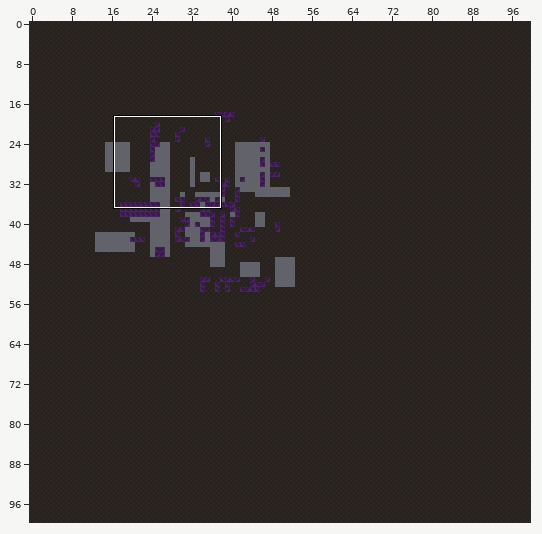
Two states of a Tiled map (JSON), src/maps/000.json. The first picture is a wide view before the edit; the outline marks the close-up.
Close-up. As it was:
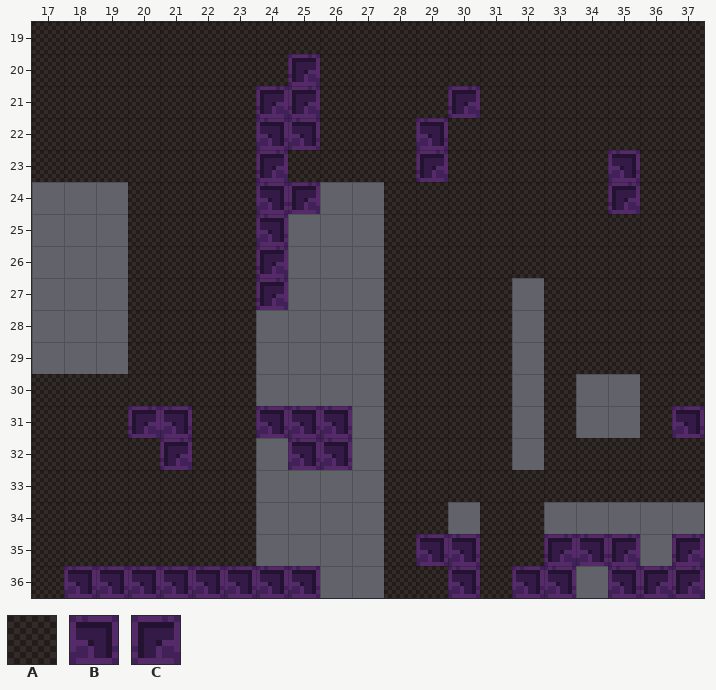
Cells are 8x8 px. Shown: x 17..37, y 19..36. The commit also changed other parts of the map, which this record leaves out.
Key: from "tiles": A 0, B 4, C 5.
_ is an empty cell, # one hidden under a higher layer.
Layer "Map" before, first column x 17:
19 AAAAAAAAAAAAAAAAAAAAA
20 AAAAAAAA#AAAAAAAAAAAA
21 AAAAAAA##AAAA#AAAAAAA
22 AAAAAAA##AAA#AAAAAAAA
23 AAAAAAA#AAAA#AAAAA#AA
24 ___AAAA____AAAAAAA#AA
25 ___AAAA____AAAAAAAAAA
26 ___AAAA____AAAAAAAAAA
27 ___AAAA____AAAA_AAAAA
28 ___AAAA____AAAA_AAAAA
29 ___AAAA____AAAA_AAAAA
30 AAAAAAA____AAAA_A__AA
31 AAA_#AA_#B_AAAA_A__A#
32 AAAA#AA_##_AAAA_AAAAA
33 AAAAAAA____AAAAAAAAAA
34 AAAAAAA____AA_AA_____
35 AAAAAAA____A#_AA_____
36 A######____AA#A#_____
Layer "Flip" before, first column x 17:
19 _____________________
20 ________C____________
21 _______CC____C_______
22 _______BB___B________
23 _______C____C_____B__
24 _______BC_________C__
25 _______B_____________
26 _______C_____________
27 _______C_____________
28 _____________________
29 _____________________
30 _____________________
31 ___CB__BB___________B
32 ____C___BB___________
33 _____________________
34 _____________________
35 ____________BB__CBC_C
36 _BBBBBBBB____B_BB_BCC
Now the later version:
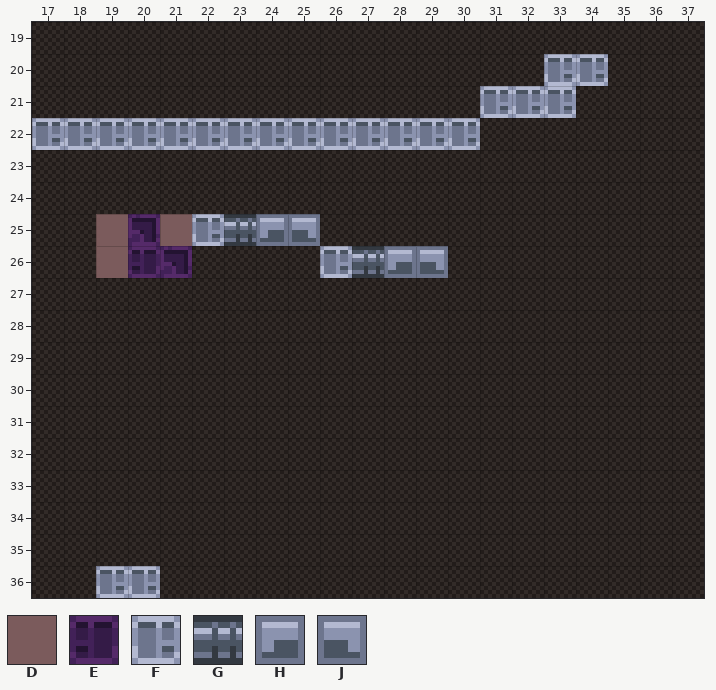
Further tiles: from "tiles": D 2, E 3, F 128, G 129, H 130, J 131.
See-through tiles are keyed as they look on the map.
From old to new:
Changed rows in their new state; . is an unchanged cell.
Layer "Map":
first column x 17:
20 ................FF...
21 ..............FFF....
22 FFFFFFFFFFFFFF.......
24 AAA....AAAA..........
25 AADBDFGHJAA..........
26 AADEB..AAFGHJ........
27 AAA....AAAA....A.....
28 AAA....AAAA....A.....
29 AAA....AAAA....A.....
30 .......AAAA....A.AA..
31 ...A...AAAA....A.AA..
32 .......AAAA....A.....
33 .......AAAA..........
34 .......AAAA..A..AAAAA
35 .......AAAA..A..AAAAA
36 ..FF...AAAA.....AAAAA
Layer "Flip":
first column x 24:
20 ._..........
21 __...._.....
22 __..._......
23 _...._....._
24 __........._
25 _...........
26 _...........
27 _...........
first column x 18:
31 ..__..__..........._
32 ..._...__...........
35 ...........__..___._
36 ________...._.__.___
